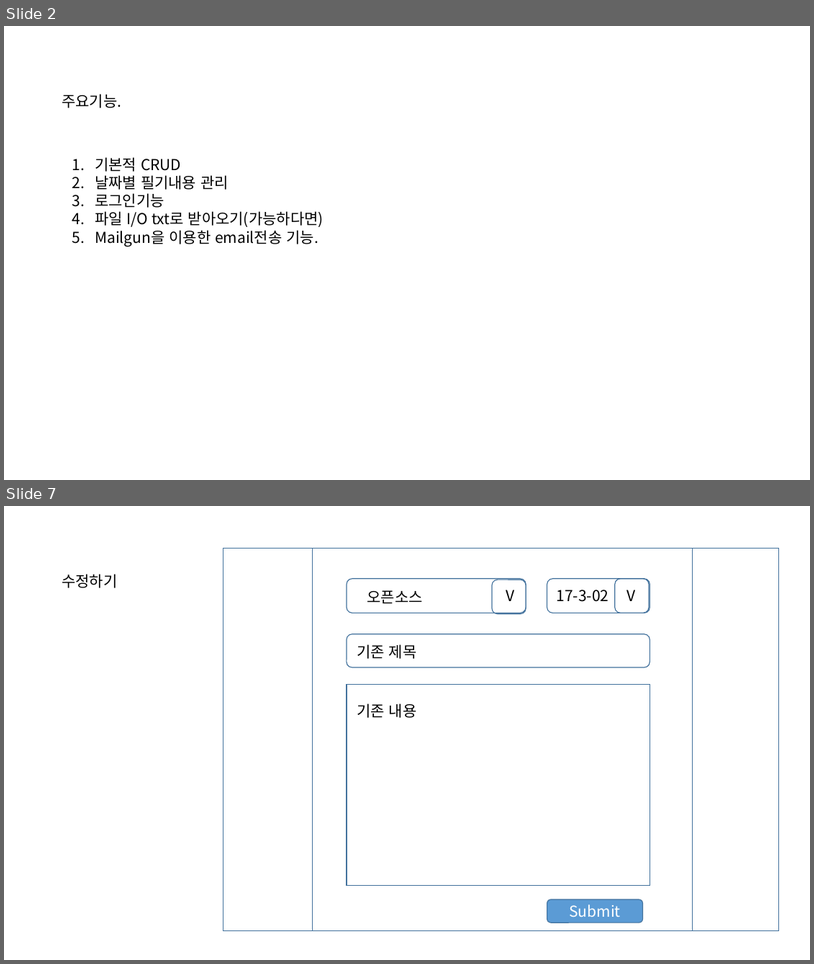
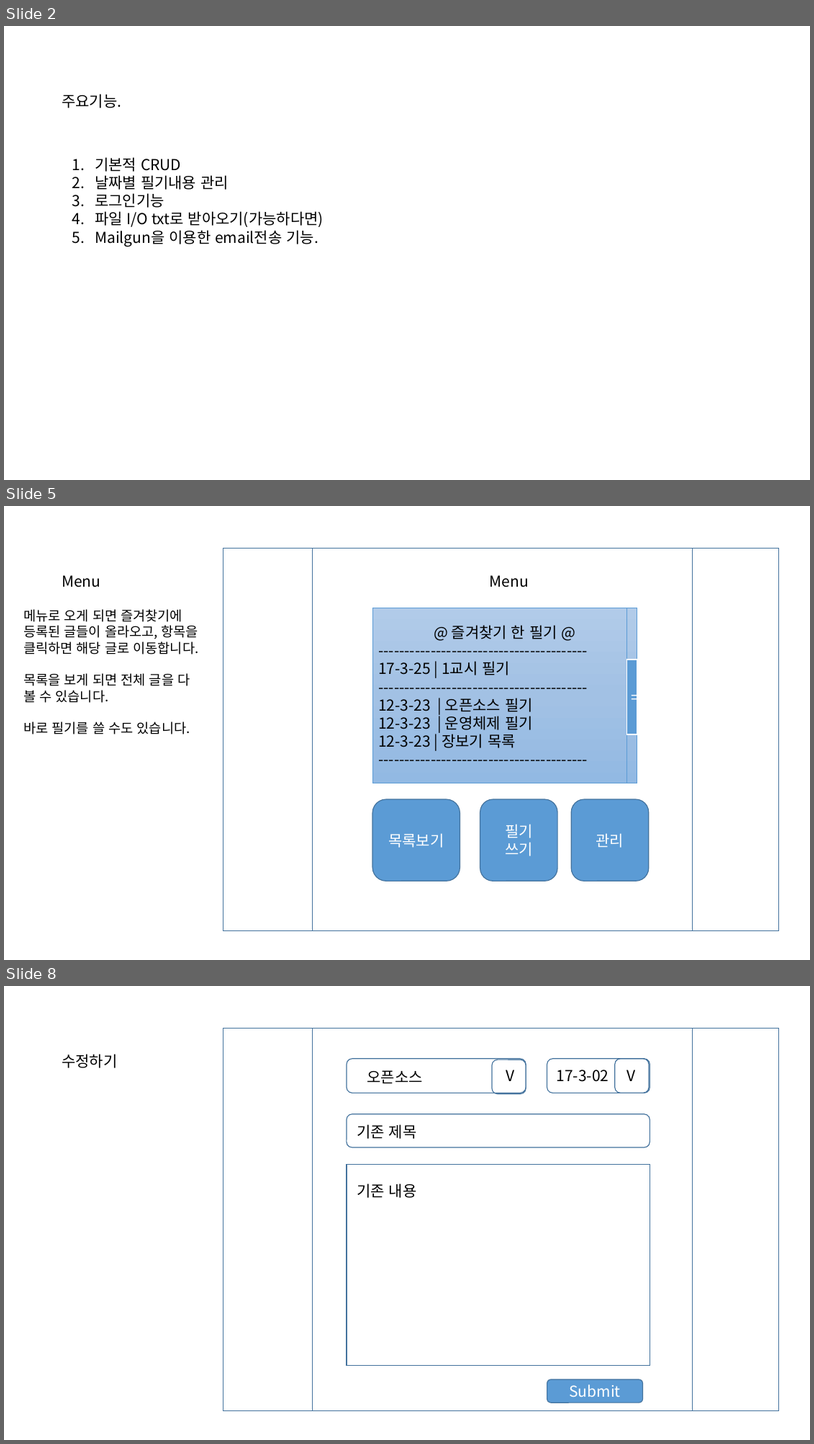
Before and after one commit to masima305/opensourceClass, a slide deck: project#1/메모장 기획.pptx. Shown one above the other, each under a label of ours: slides 2 and 7 before the commit, slides 2, 5 and 8 after it; the slides between them are not shown. The pictures are 814x964 and 814x1444 pixels, drawn with LibreOffice and Linux fonts; fonts in the diff are those of the drawing. Boxes give left, top, right and bottom in pixels: in the first picture for what was removed or moved away, otherwise in the second. Text is boxed around its words. In the diff, an @@ line names an element or a change of style, - is before the commit and + after.

```diff
--- a/project#1/메모장 기획.pptx
+++ b/project#1/메모장 기획.pptx
@@ slide 5 added at (4,506,810,960), background #FFFFFF @@
@@ text added at (62,575,100,587), 18 pt, text #000000 @@
+Menu
@@ text added at (23,609,199,734), 16 pt, text #000000 @@
+메뉴로 오게 되면 즐겨찾기에
+등록된 글들이 올라오고, 항목을
+클릭하면 해당 글로 이동합니다.
+목록을 보게 되면 전체 글을 다
+볼 수 있습니다.
+바로 필기를 쓸 수도 있습니다.
@@ group added at (224,548,779,930): 5 rectangles, 2 rounded rectangles, 1 text @@
+Menu
+목록보기
+필기 쓰기
+@ 즐겨찾기 한 필기 @
+----------------------------------------
+17-3-25 | 1교시 필기
+----------------------------------------
+12-3-23 | 오픈소스 필기
+12-3-23 | 운영체제 필기
+12-3-23 | 장보기 목록
+----------------------------------------
+=
@@ rounded rectangle added at (571,800,649,881), fill #5B9BD5, outline #43739E 1 pt, 18 pt, text #FFFFFF @@
+관리
@@ what was slide 7 is now slide 8 @@
```
Also in this commit, not shown: 5 slides changed, 2 other slides added.
